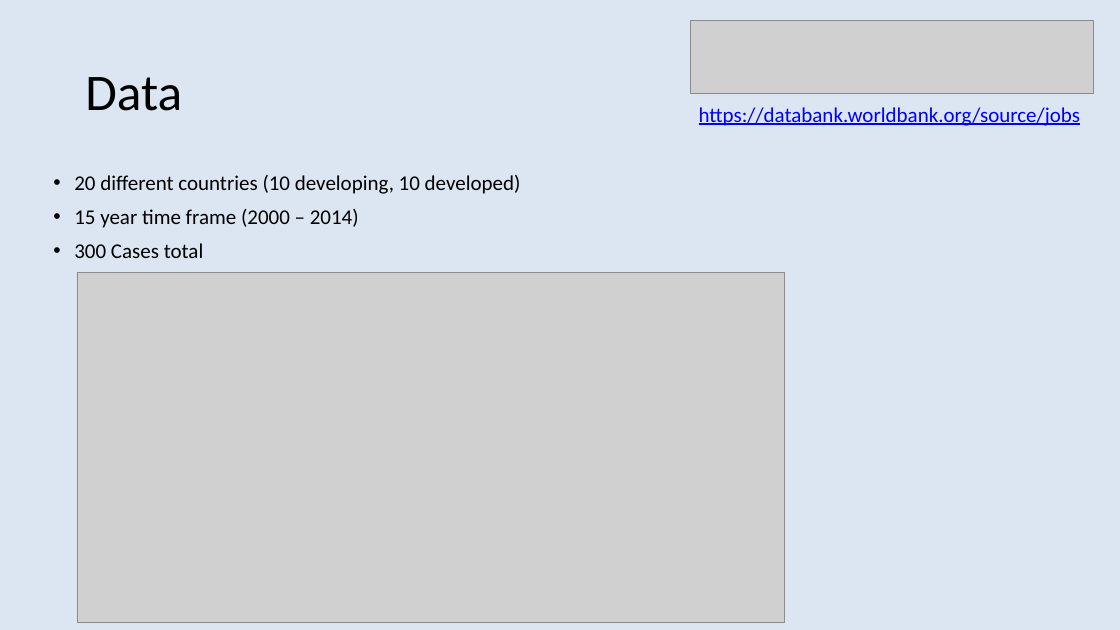
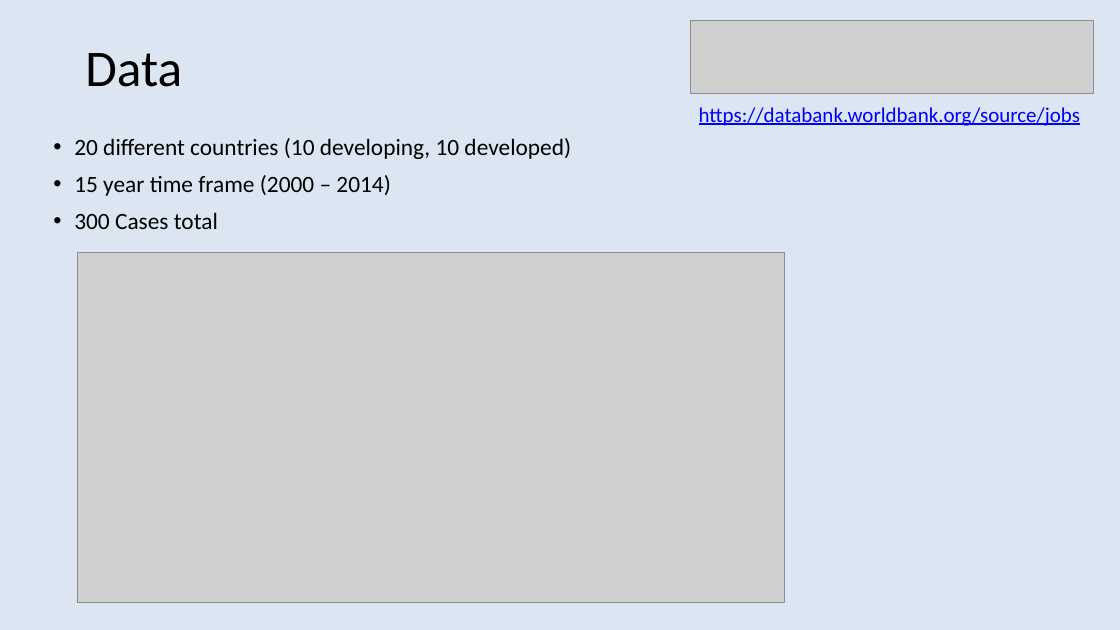
Before and after one commit to dustinak80/Information-Visualization, a slide deck: slide 6 of Project/Project Proposal.pptx. Drawn at 1120x630 pixels with LibreOffice and Linux fonts; fonts in the diff are those of the drawing; grey boxes stand for pictures. Boxes give left, top, right and bottom in pixels: in the first picture for what was removed or moved away, otherwise in the second. Text is boxed around its words. In the diff, an @@ line names an element or a change of style, - is before the commit and + after.

```diff
--- a/Project/Project Proposal.pptx
+++ b/Project/Project Proposal.pptx
@@ title "Data": place and size @@
-title "Data" at (85, 77, 182, 111)
+title "Data" at (85, 53, 182, 87)
@@ text "20 different countries (10 developing, ...": place and size @@
-text "20 different countries (10 developing, ..." at (74, 175, 521, 258)
+text "20 different countries (10 developing, ..." at (74, 138, 571, 229)
@@ text "20 different countries (10 developing, ..." at (74, 138, 571, 229): size 18 to 20 pt @@
@@ picture: place and size @@
-picture at (77, 272, 785, 622)
+picture at (77, 253, 785, 602)
```
Also in this commit, not shown: 1 other slide changed, 2 slides added, 1 slide removed.
